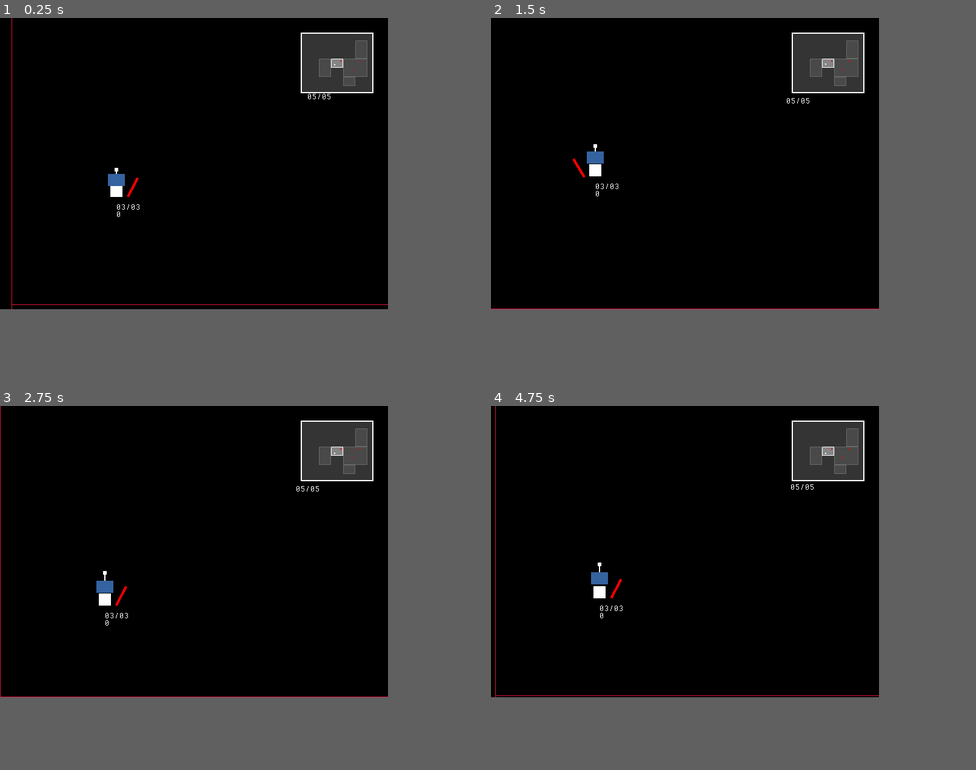
Above: before the commit, frames 1-4 (two rows, left to right).
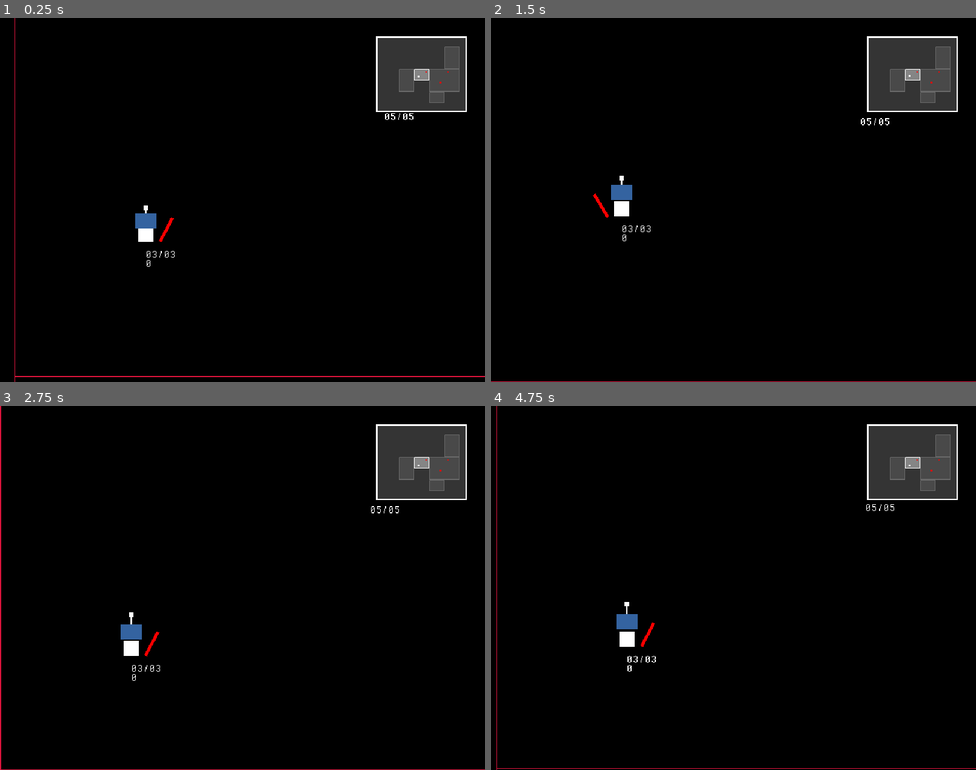
Above: after the commit, the same moments.

Repository: jeffinitup/clang-game
Game: Godot game, scene res://scene/main.tscn
The game is run twice, just before and just after one commit, with the same random seed, the same clock (stepped at 60 frames per second) and the same inputs.
Inputs (mouse positions are in pixels of both pictures, inside the frame that each line leads up to):
- Up to frame 1 (0.25 s): no input
- Up to frame 2 (1.5 s): tap Enter at 0.5 s; move the mouse to (704, 163) at 0.52 s; press the mouse at (704, 163) at 0.53 s; hold W (up) from 0.53 s (still down); tap Space (jump) at 0.77 s; move the mouse to (665, 163) at 1.27 s; release the mouse at (665, 163) at 1.28 s; right-click (665, 163) at 1.35 s
- Up to frame 3 (2.75 s): keep holding W (up); tap Space (jump) at 1.52 s; move the mouse to (203, 547) at 2.02 s; tap R at 2.1 s
- Up to frame 4 (4.75 s): keep holding W (up); move the mouse to (680, 555) at 2.77 s; click (680, 555) at 2.85 s; tap Space (jump) at 3.02, 3.77, 4.52 s; move the mouse to (714, 555) at 3.52 s; hold Right mouse button (throw) 3.53-4.28 s; move the mouse to (655, 547) at 4.27 s; tap R at 4.35 s
In our replay, the window is 640x480 before the commit and 800x600 after it. These sizes can differ from the game's own. Grey fills any space a smaller window leaves; there, only what the larger window draws over its background counts as a difference.

The runs differ from the first frame. In frame 1, 7.8% of the frame differs, in the area x 2-100%, y 0-100%; in frame 2, 7.4%; in frame 3, 7.6%; in frame 4, 7.7%.

Commit message:
I made a titlescreen

Diff:
--- a/project.godot
+++ b/project.godot
@@ -29,6 +29,8 @@
 window/size/viewport_width=640
 window/size/viewport_height=480
 window/size/mode=4
+window/size/window_width_override=1280
+window/size/window_height_override=960
 window/stretch/mode="viewport"
 window/stretch/scale_mode="integer"
 
--- /dev/null
+++ b/scene/titlescreen.tscn
@@ -0,0 +1,128 @@
+[gd_scene load_steps=15 format=3 uid="uid://cddkj86qmc2fi"]
+
+[ext_resource type="FontFile" uid="uid://dreclkhvqjl2p" path="res://asset/font/DeltaBlock-Regular.ttf" id="1_6yf7h"]
+[ext_resource type="Script" path="res://scripts/titlescreen.gd" id="1_h8vcp"]
+[ext_resource type="FontFile" uid="uid://ignnmxnvl5os" path="res://asset/font/PixelOperatorMono.ttf" id="3_joxcs"]
+
+[sub_resource type="FontVariation" id="FontVariation_w61ex"]
+base_font = ExtResource("1_6yf7h")
+spacing_glyph = -2
+spacing_top = -28
+spacing_bottom = -14
+
+[sub_resource type="LabelSettings" id="LabelSettings_6iq40"]
+line_spacing = 0.0
+font = SubResource("FontVariation_w61ex")
+font_size = 96
+outline_size = 4
+outline_color = Color(0.196078, 0.196078, 0.196078, 1)
+shadow_color = Color(0.197937, 0.197937, 0.197937, 1)
+shadow_offset = Vector2(4, 4)
+
+[sub_resource type="LabelSettings" id="LabelSettings_x85us"]
+line_spacing = 0.0
+font = SubResource("FontVariation_w61ex")
+font_size = 96
+font_color = Color(0.2, 0.2, 0.2, 0.541176)
+
+[sub_resource type="StyleBoxEmpty" id="StyleBoxEmpty_yxrgl"]
+
+[sub_resource type="StyleBoxEmpty" id="StyleBoxEmpty_sqvrg"]
+
+[sub_resource type="StyleBoxEmpty" id="StyleBoxEmpty_i8y1b"]
+
+[sub_resource type="StyleBoxEmpty" id="StyleBoxEmpty_beguf"]
+
+[sub_resource type="StyleBoxEmpty" id="StyleBoxEmpty_vee48"]
+
+[sub_resource type="Theme" id="Theme_rn3ja"]
+default_font = ExtResource("3_joxcs")
+Button/styles/disabled = SubResource("StyleBoxEmpty_yxrgl")
+Button/styles/focus = SubResource("StyleBoxEmpty_sqvrg")
+Button/styles/hover = SubResource("StyleBoxEmpty_i8y1b")
+Button/styles/normal = SubResource("StyleBoxEmpty_beguf")
+Button/styles/pressed = SubResource("StyleBoxEmpty_vee48")
+
+[sub_resource type="FontVariation" id="FontVariation_3w7tl"]
+base_font = ExtResource("3_joxcs")
+spacing_top = -28
+spacing_bottom = -14
+
+[sub_resource type="LabelSettings" id="LabelSettings_dbbi2"]
+line_spacing = 0.0
+font = SubResource("FontVariation_3w7tl")
+outline_color = Color(0.196078, 0.196078, 0.196078, 1)
+shadow_size = 0
+shadow_color = Color(0.197937, 0.197937, 0.197937, 1)
+
+[node name="titlescreen" type="Node"]
+script = ExtResource("1_h8vcp")
+
+[node name="margin" type="MarginContainer" parent="."]
+anchors_preset = 15
+anchor_right = 1.0
+anchor_bottom = 1.0
+grow_horizontal = 2
+grow_vertical = 2
+theme_override_constants/margin_left = 32
+theme_override_constants/margin_top = 32
+theme_override_constants/margin_right = 32
+theme_override_constants/margin_bottom = 32
+metadata/_edit_lock_ = true
+
+[node name="title" type="Label" parent="margin"]
+layout_mode = 2
+size_flags_vertical = 0
+text = "кланг"
+label_settings = SubResource("LabelSettings_6iq40")
+
+[node name="effect1" type="Label" parent="margin/title"]
+z_index = -1
+layout_mode = 2
+offset_right = 576.0
+offset_bottom = 63.0
+size_flags_vertical = 0
+text = "кланг"
+label_settings = SubResource("LabelSettings_x85us")
+
+[node name="effect2" type="Label" parent="margin/title"]
+z_index = -1
+layout_mode = 2
+offset_right = 576.0
+offset_bottom = 63.0
+size_flags_vertical = 0
+text = "кланг"
+label_settings = SubResource("LabelSettings_x85us")
+
+[node name="sort" type="VBoxContainer" parent="margin"]
+layout_mode = 2
+size_flags_horizontal = 0
+size_flags_vertical = 8
+
+[node name="start_game" type="Button" parent="margin/sort"]
+layout_mode = 2
+size_flags_horizontal = 0
+size_flags_vertical = 8
+theme = SubResource("Theme_rn3ja")
+text = "start game"
+
+[node name="options" type="Button" parent="margin/sort"]
+layout_mode = 2
+size_flags_horizontal = 0
+size_flags_vertical = 8
+theme = SubResource("Theme_rn3ja")
+text = "configure"
+
+[node name="exit" type="Button" parent="margin/sort"]
+layout_mode = 2
+size_flags_horizontal = 0
+size_flags_vertical = 8
+theme = SubResource("Theme_rn3ja")
+text = "exit"
+
+[node name="copyright" type="Label" parent="margin"]
+layout_mode = 2
+size_flags_horizontal = 8
+size_flags_vertical = 8
+text = "clang © marxmann"
+label_settings = SubResource("LabelSettings_dbbi2")
--- /dev/null
+++ b/scripts/titlescreen.gd
@@ -0,0 +1,17 @@
+### titlescreen.gd
+extends Node
+
+## Title node
+@onready var title : Label = get_node("margin/title")
+## Title effect nodes
+@onready var title_effect : Array[Label] = [
+	title.get_node("effect1"), title.get_node("effect2")
+]
+
+func _process(delta: float) -> void:
+	var time := Time.get_ticks_usec() / 1000.0
+	var pos : int = 0
+	for effect in title_effect:
+		effect.position.x = sin(time * delta / (8 if pos != 1 else 4)) * 10
+		effect.position.y = sin(time * delta / (6 if pos != 1 else 8)) * 12
+		pos += 1
Binary file added: asset/font/DeltaBlock-Regular.ttf
Not shown, added: asset/font/DeltaBlock-Regular.ttf.import
